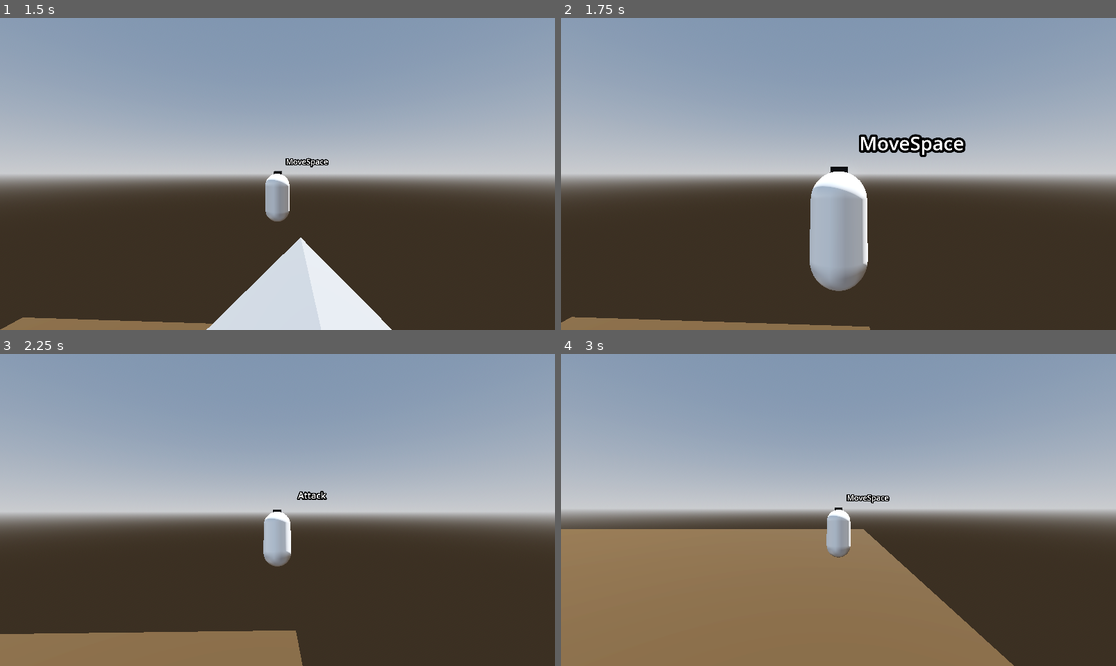
Above: before the commit, frames 1-4 (two rows, left to right).
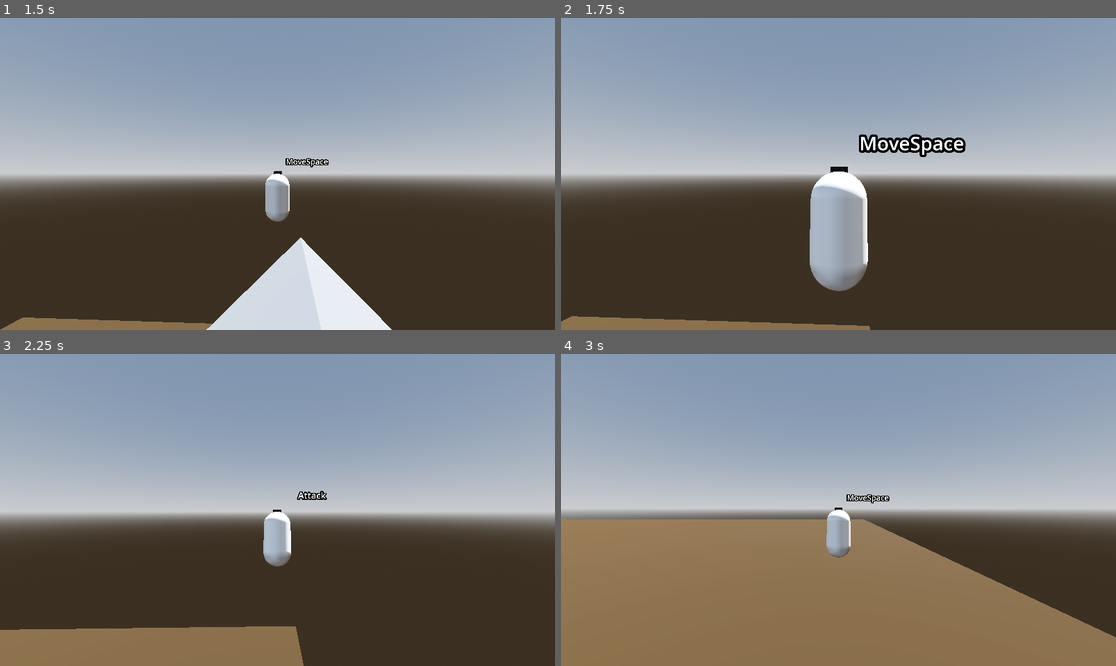
Above: after the commit, the same moments.

Repository: Gjosti/dev-sandbox
Game: Godot game, scene res://Levels/sandbox_level.tscn
Two runs of this game, one before a commit and one after it. Both use one fixed random seed, a clock stepped at 60 frames per second and the inputs below.
Inputs (mouse positions are in pixels of both pictures, inside the frame that each line leads up to):
- Up to frame 1 (1.5 s): move the mouse to (305, 174) at 0.52 s; hold Ctrl (crouch) 0.53-1.28 s; hold W (move_forward) from 0.53 s (still down); click (305, 174) at 0.67 s; tap Space (jump) at 0.77, 0.8, 1.07, 1.35 s; move the mouse to (249, 174) at 1.27 s
- Up to frame 2 (1.75 s): keep holding W (move_forward); tap Space (jump) at 1.52 s; tap Ctrl (crouch) at 1.55 s
- Up to frame 3 (2.25 s): keep holding W (move_forward); tap Space (jump) at 1.82 s; move the mouse to (288, 503) at 2.02 s; press the mouse at (288, 503) at 2.03 s
- Up to frame 4 (3 s): keep holding W (move_forward); tap Space (jump) at 2.3 s; move the mouse to (832, 516) at 2.77 s; release the mouse at (832, 516) at 2.78 s; tap Ctrl (crouch) at 2.85 s; click (832, 516) at 2.92 s

Frame 1 is identical in both runs. In frame 2, 0.1% of the frame differs, in the area x 0-56%, y 95-100%; in frame 3, 0.8%; in frame 4, 8.4%, in the area x 0-100%, y 52-100%.
Error before the commit: Invalid access to property or key '_on_slide_friction_applied' on a base object of type 'CharacterBody3D (Player)'. (res://Player/crouch.gd:18)

Commit message:
progress on sliding. *down slopes are bouncy *can slide up slopes continously (unintended)

Diff:
--- a/Player/crouch.gd
+++ b/Player/crouch.gd
@@ -13,17 +13,13 @@
 var velocity: Vector3 = Vector3.ZERO
 var horizontal_velocity = Vector3.ZERO
 
-func _ready():
-	if player:
-		slide_friction_applied.connect(player._on_slide_friction_applied)
-
-func _physics_process(_delta):
-	if player.rig.is_sliding() and player.is_on_floor():
-		apply_slide_friction()
+func _physics_process(delta):
+	if player.rig.is_sliding():
+		apply_simple_slide(delta)
 		if velocity.length() < slide_threshold:
 			crouch()
-	elif player.rig.is_crouching() and velocity.length() > slide_threshold:
-		slide()
+	# elif player.rig.is_crouching() and velocity.length() > slide_threshold:
+	# 	slide()
 
 func _unhandled_input(event: InputEvent) -> void:
 	if event.is_action_pressed("crouch") and velocity.length() < slide_threshold:
@@ -61,5 +57,16 @@
 	horizontal_velocity = Vector3(velocity.x, 0, velocity.z) * slide_friction
 	emit_signal("slide_friction_applied", horizontal_velocity)
 
+func apply_simple_slide(delta: float) -> void:
+	if player.rig.is_sliding():
+		player.floor_stop_on_slope = false
+		# Only apply friction if on flat ground (optional)
+		if player.get_floor_normal().dot(Vector3.UP) > 0.98:
+			velocity.x *= slide_friction
+			velocity.z *= slide_friction
+		# Always apply gravity from jump system
+		velocity.y += player.get_player_gravity() * delta
+		player.velocity = velocity
+
 func _on_player_velocity_current(current_velocity: Vector3) -> void:
 	velocity = current_velocity
